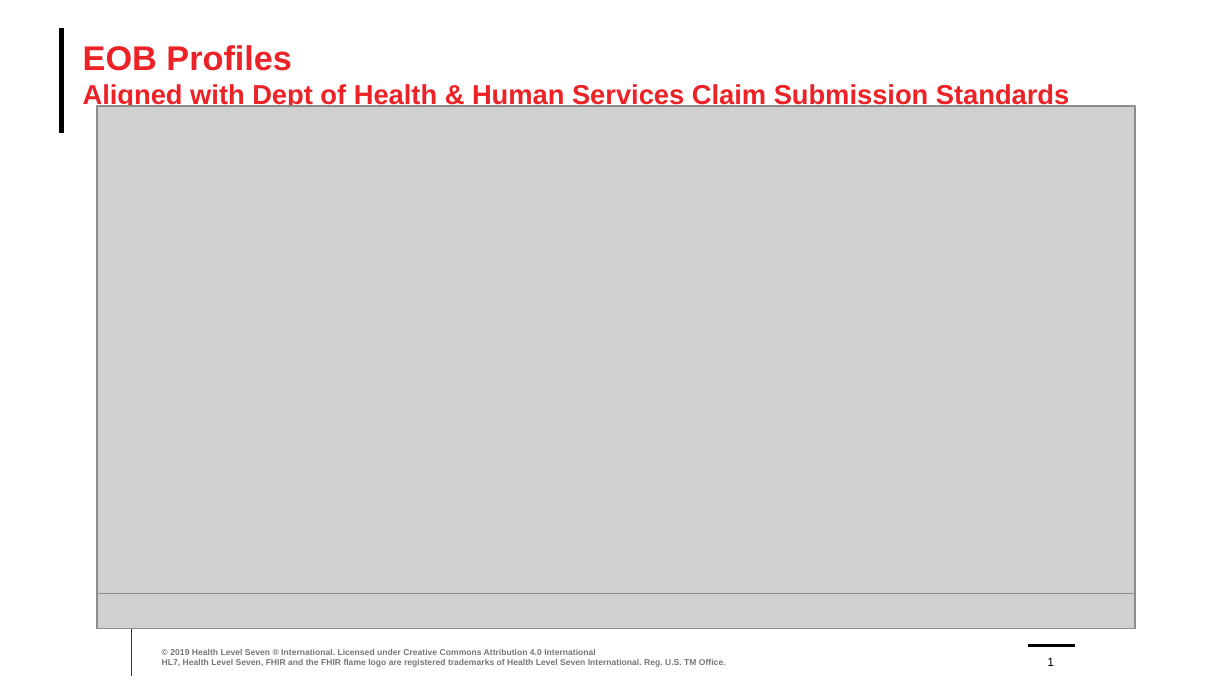
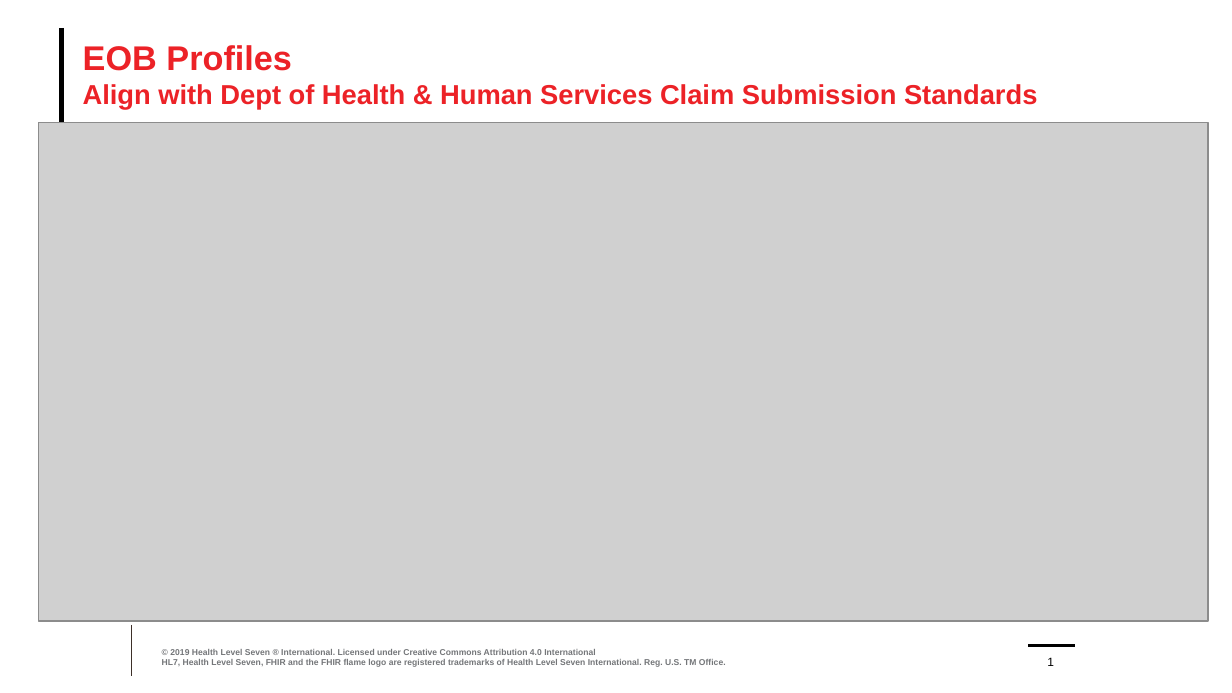
Before and after one commit to HL7/carin-bb, a slide deck: slide 1 of input/images/CARINforBlueButtonProfileComparisonOverview.pptx. Drawn at 1232x693 pixels with LibreOffice and Linux fonts; fonts in the diff are those of the drawing; grey boxes stand for pictures; background and template pictures are left out. Boxes give left, top, right and bottom in pixels: in the first picture for what was removed or moved away, otherwise in the second. Text is boxed around its words. In the diff, an @@ line names an element or a change of style, - is before the commit and + after.

```diff
--- a/input/images/CARINforBlueButtonProfileComparisonOverview.pptx
+++ b/input/images/CARINforBlueButtonProfileComparisonOverview.pptx
@@ title at box(83, 45, 1037, 110): text changed @@
-EOB Profiles
-Aligned with Dept of Health & Human Services Claim Submission Standards
+EOB Profiles
+Align with Dept of Health & Human Services Claim Submission Standards
@@ picture: place and size @@
-picture at box(97, 106, 1136, 602)
+picture at box(38, 122, 1209, 621)
@@ picture removed at box(97, 594, 1136, 630) @@
```
Also in this commit, not shown: 15 other files.
